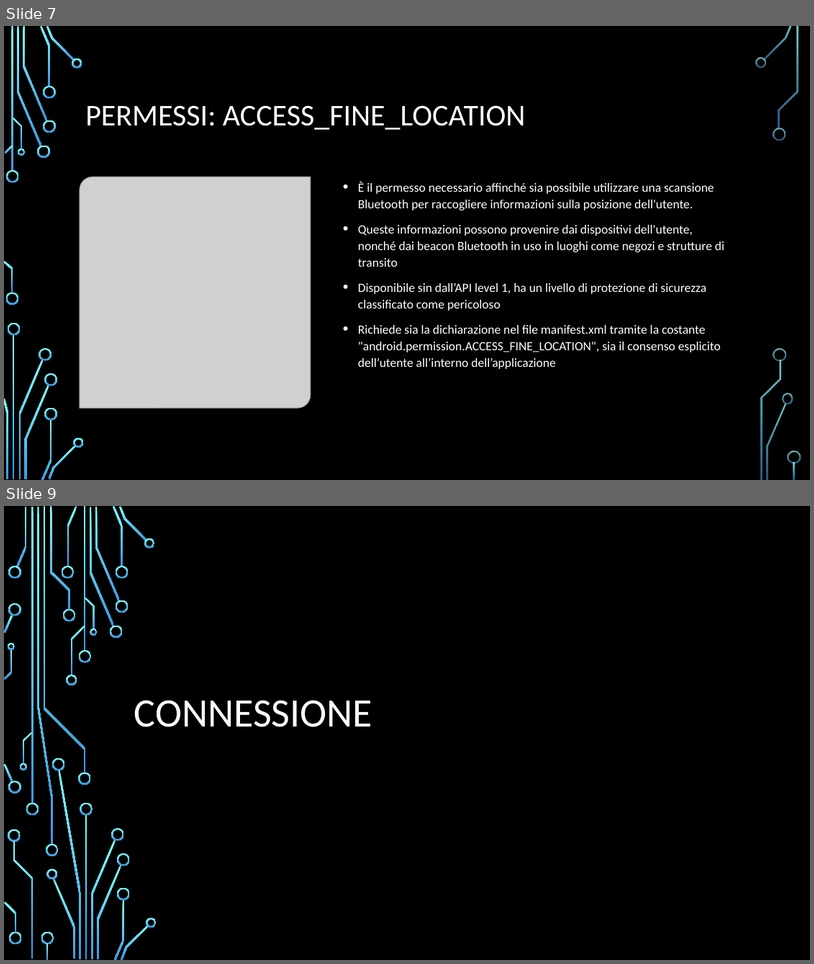
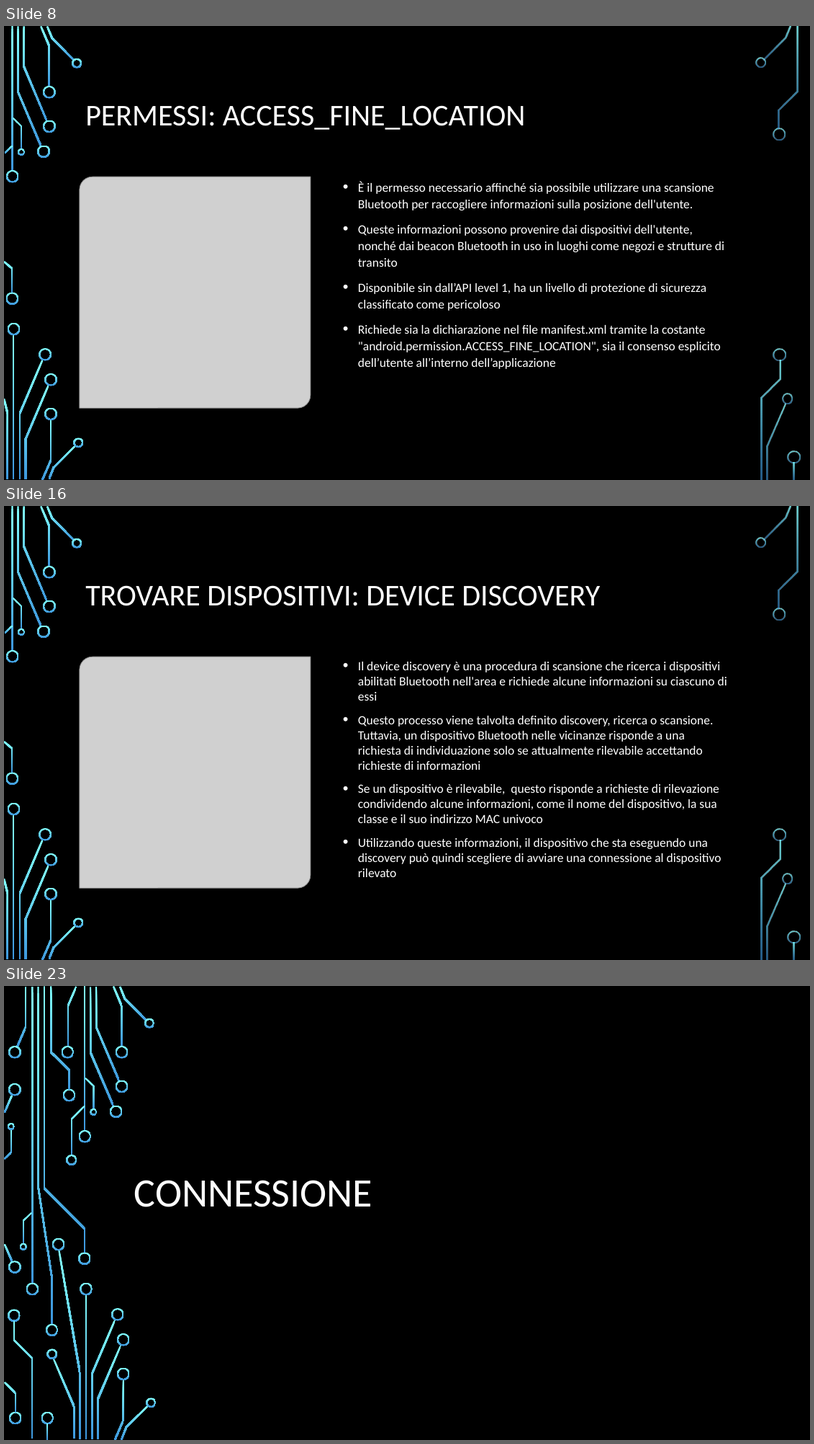
Before and after one commit to FNX-hub/ProgettoMP, a slide deck: Bluetooth.pptx. Shown one above the other, each under a label of ours: slides 7 and 9 before the commit, slides 8, 16 and 23 after it; the slides between them are not shown. The pictures are 814x964 and 814x1444 pixels, drawn with LibreOffice and Linux fonts; fonts in the diff are those of the drawing; grey boxes stand for pictures; background and template pictures are left out. Boxes give left, top, right and bottom in pixels: in the first picture for what was removed or moved away, otherwise in the second. Text is boxed around its words. In the diff, an @@ line names an element or a change of style, - is before the commit and + after.

```diff
--- a/Bluetooth.pptx
+++ b/Bluetooth.pptx
@@ slide 16 added at <box>4,506,810,960</box>, background picture (left out); not listed: 36 template elements that a slide beside it also shows @@
@@ title added at <box>85,585,600,606</box>, 36 pt, text #FFFFFF @@
+TROVARE DISPOSITIVI: DEVICE DISCOVERY
@@ picture added at <box>80,656,311,888</box> @@
@@ text added at <box>358,662,728,877</box>, 15 pt, text #FFFFFF @@
+• Il device discovery è una procedura di scansione che ricerca i dispositivi abilitati Bluetooth nell'area e richiede alcune informazioni su ciascuno di essi
+• Questo processo viene talvolta definito discovery, ricerca o scansione. Tuttavia, un dispositivo Bluetooth nelle vicinanze risponde a una richiesta di individuazione solo se attualmente rilevabile accettando richieste di informazioni
+• Se un dispositivo è rilevabile, questo risponde a richieste di rilevazione condividendo alcune informazioni, come il nome del dispositivo, la sua classe e il suo indirizzo MAC univoco
+• Utilizzando queste informazioni, il dispositivo che sta eseguendo una discovery può quindi scegliere di avviare una connessione al dispositivo rilevato
@@ what was slide 7 is now slide 8 @@
@@ what was slide 9 is now slide 23 @@
```
Also in this commit, not shown: 7 slides changed, 13 other slides added, 1 slide removed.
